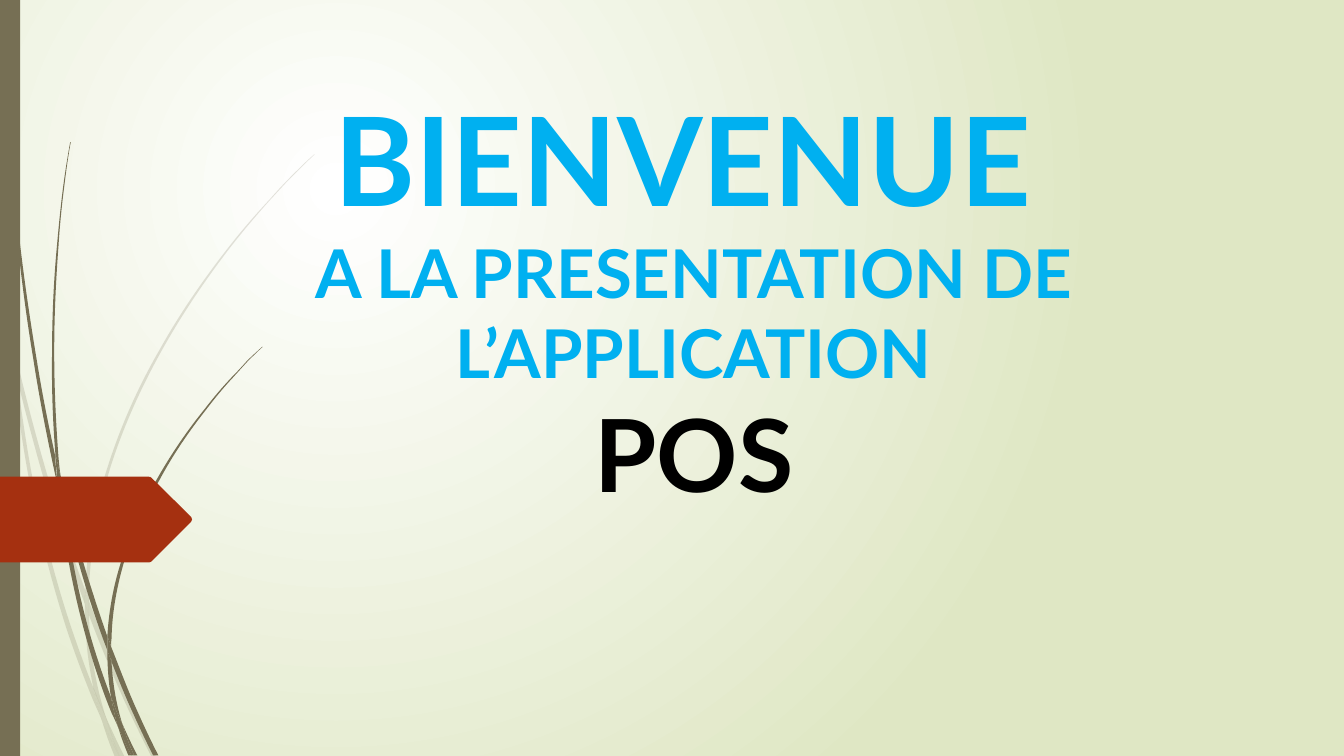
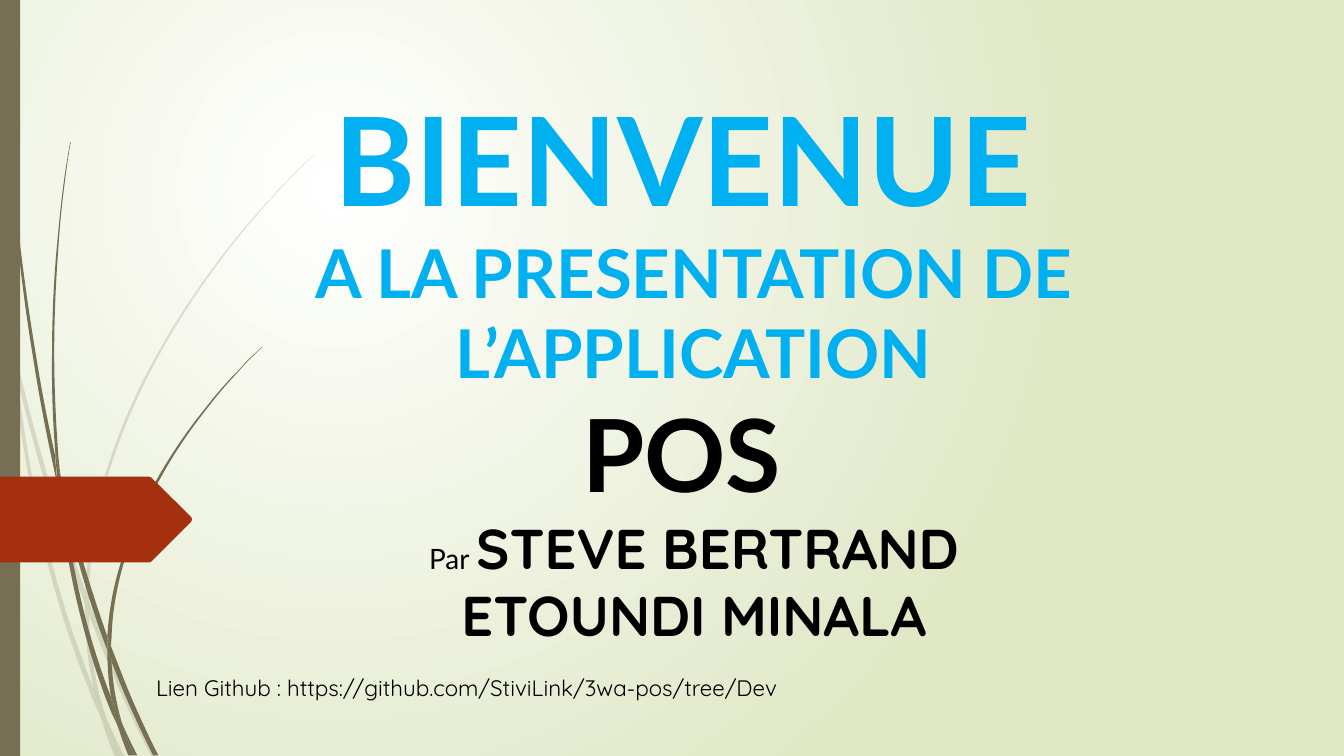
Before and after one commit to StiviLink/3wa-pos, a slide deck: slide 1 of powerpoint/steve-3wa-pos.pptx. Drawn at 1344x756 pixels with LibreOffice and Linux fonts; fonts in the diff are those of the drawing. Boxes give left, top, right and bottom in pixels: in the first picture for what was removed or moved away, otherwise in the second. Text is boxed around its words. In the diff, an @@ line names an element or a change of style, - is before the commit and + after.

```diff
--- a/powerpoint/steve-3wa-pos.pptx
+++ b/powerpoint/steve-3wa-pos.pptx
@@ text at (156, 529, 959, 701): paragraphs added @@
+Par STEVE BERTRAND
+ETOUNDI MINALA
+Lien Github : https://github.com/StiviLink/3wa-pos/tree/Dev
```
Also in this commit, not shown: 4 other slides changed, 11 slides added, 12 slides removed, 14 other files.
